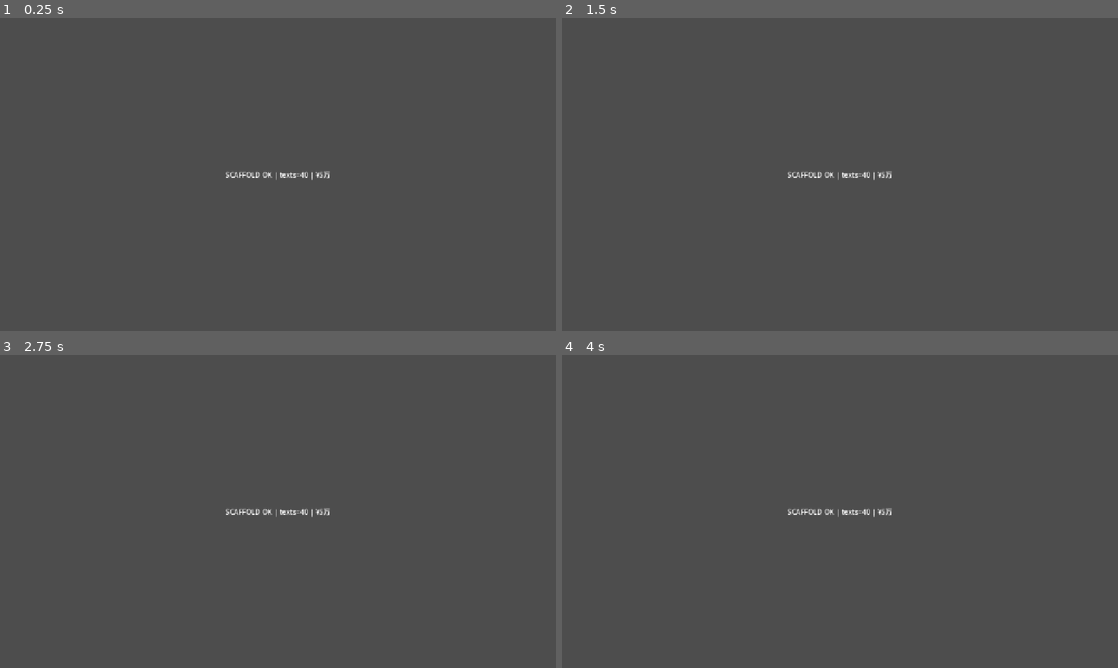
Above: before the commit, frames 1-4 (two rows, left to right).
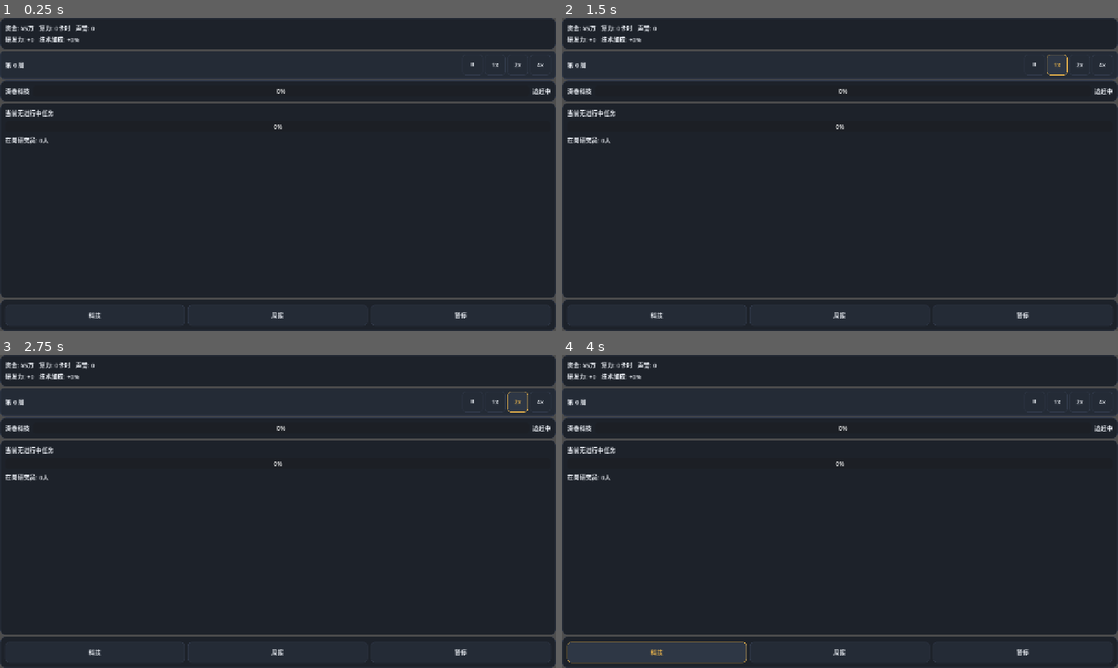
Above: after the commit, the same moments.

Repository: wingsky-1/big-ai-era
Game: Godot game, scene res://src/ui/main/main.tscn
Two runs of this game, one before a commit and one after it. Both use one fixed random seed, a clock stepped at 60 frames per second and the inputs below.
Inputs (mouse positions are in pixels of both pictures, inside the frame that each line leads up to):
- Up to frame 1 (0.25 s): no input
- Up to frame 2 (1.5 s): click (1034, 64) at 0.5 s, where only the run after the commit has a clickable "⏸"; click (1056, 64) at 1.25 s, where only the run after the commit has a clickable "1x"
- Up to frame 3 (2.75 s): click (517, 401) at 2 s, where only the run after the commit has a clickable "2x"
- Up to frame 4 (4 s): click (1101, 401) at 2.75 s, where only the run after the commit has a clickable "4x"; click (656, 652) at 3.5 s, where only the run after the commit has a clickable "科技"

The runs differ from the first frame. In frame 1, 97% of the frame differs, in the area x 0-100%, y 0-100%; in frame 2, 97%; in frame 3, 97%; in frame 4, 97%.
Error after the commit: Invalid call. Nonexistent function 'push' in base 'RefCounted (PanelStack)'. (res://src/ui/main/main.gd:166)

Commit message:
feat(ui): PR-A 深色金 Theme 资源体系与 AppShell 改造 (#61)

Diff:
--- a/src/ui/main/main.gd
+++ b/src/ui/main/main.gd
@@ -1,26 +1,212 @@
 class_name MainScene
 extends Control
 
-## 启动自检场景（非游戏 Demo）：
-## 验证场景树完整性 + 文本管线（TextService/Formatter，PR1）在真实引擎环境中可用。
-## 表现层只读，逻辑验证全部在 tests/ 下完成。
-
-var _text_count: int = -1
-
-@onready var _status_label: Label = %StatusLabel
+## AppShell 界面壳（L3 表现容器，DR-009 / DR-015 / DR-020）：
+## 整合 DashboardPresenter, GameLoopDriver, ResponsiveLayoutManager 与 PanelStack。
+## UI 表现层零写路径：只单向监听 GameWorld 契约信号或调用 GameWorld 11 项契约命令。
+
+var _world: GameWorld
+var _presenter: DashboardPresenter
+var _driver: GameLoopDriver
+var _layout_mgr: ResponsiveLayoutManager
+var _stack: PanelStack
+
+@onready var resource_bar: PanelContainer = %ResourceBar
+@onready var resource_subrow: HBoxContainer = %ResourceSubrow
+@onready var week_bar: PanelContainer = %WeekBar
+@onready var rival_track: PanelContainer = %RivalTrack
+@onready var workspace: PanelContainer = %Workspace
+@onready var dock: PanelContainer = %Dock
+@onready var modal_container: Control = %ModalContainer
+
+@onready var money_label: Label = %MoneyLabel
+@onready var compute_label: Label = %ComputeLabel
+@onready var influence_label: Label = %InfluenceLabel
+@onready var research_eff_label: Label = %ResearchEffLabel
+@onready var tech_bonus_label: Label = %TechBonusLabel
+@onready var week_label: Label = %WeekLabel
+
+@onready var speed_pause_btn: Button = %SpeedPauseBtn
+@onready var speed_1x_btn: Button = %Speed1xBtn
+@onready var speed_2x_btn: Button = %Speed2xBtn
+@onready var speed_4x_btn: Button = %Speed4xBtn
+
+@onready var rival_name_label: Label = %RivalNameLabel
+@onready var rival_progress_bar: ProgressBar = %RivalProgressBar
+@onready var rival_gap_label: Label = %RivalGapLabel
+
+@onready var task_title_label: Label = %TaskTitleLabel
+@onready var task_progress_bar: ProgressBar = %TaskProgressBar
+@onready var staff_count_label: Label = %StaffCountLabel
+@onready var toast_label: Label = %ToastLabel
+
+@onready var dock_tech_btn: Button = %DockTechBtn
+@onready var dock_report_btn: Button = %DockReportBtn
+@onready var dock_pause_btn: Button = %DockPauseBtn
 
 
 func _ready() -> void:
-	_text_count = TextService.table().size()
-	_status_label.text = (
-		"SCAFFOLD OK | texts=%d | %s"
-		% [
-			_text_count,
-			Formatter.format_money(50000),
-		]
-	)
-
-
-## 供冒烟测试断言（不进入渲染逻辑）。
+	_init_runtime_systems()
+	_connect_ui_events()
+	_update_views()
+
+
+func _exit_tree() -> void:
+	if _driver != null:
+		_driver.free()
+		_driver = null
+
+
+func _process(delta: float) -> void:
+	if _driver != null and _world != null:
+		_driver.feed_frame(delta)
+
+
+func _notification(what: int) -> void:
+	if what == NOTIFICATION_RESIZED:
+		if _layout_mgr != null:
+			_layout_mgr.update_viewport(get_viewport_rect().size)
+
+
+func get_world() -> GameWorld:
+	return _world
+
+
+func get_driver() -> GameLoopDriver:
+	return _driver
+
+
+func get_stack() -> PanelStack:
+	return _stack
+
+
+func get_presenter() -> DashboardPresenter:
+	return _presenter
+
+
+func get_layout_manager() -> ResponsiveLayoutManager:
+	return _layout_mgr
+
+
+## 保持向后兼容（供迁移过渡使用）
 func get_text_count() -> int:
-	return _text_count
+	return TextService.table().size()
+
+
+func _init_runtime_systems() -> void:
+	_world = GameWorld.new()
+	_world.start_new_game()
+
+	_stack = PanelStack.new()
+	_presenter = DashboardPresenter.new()
+	_presenter.setup(_world, _stack)
+
+	_driver = GameLoopDriver.new()
+	_driver.setup(_world)
+
+	_layout_mgr = ResponsiveLayoutManager.new()
+	_layout_mgr.setup(get_viewport_rect().size)
+	_layout_mgr.layout_folded.connect(_on_layout_folded)
+
+	# 初始同步折叠状态
+	resource_subrow.visible = not _layout_mgr.is_resource_subrow_folded()
+
+
+func _connect_ui_events() -> void:
+	speed_pause_btn.pressed.connect(_on_speed_pause_pressed)
+	speed_1x_btn.pressed.connect(func() -> void: _set_speed(1.0))
+	speed_2x_btn.pressed.connect(func() -> void: _set_speed(2.0))
+	speed_4x_btn.pressed.connect(func() -> void: _set_speed(4.0))
+
+	dock_tech_btn.pressed.connect(_on_dock_tech_pressed)
+	dock_report_btn.pressed.connect(_on_dock_report_pressed)
+	dock_pause_btn.pressed.connect(_on_dock_pause_pressed)
+
+	_world.resources_changed.connect(func(_res: Dictionary) -> void: _update_views())
+	_world.progress_ticked.connect(func(_type: String, _pct: float) -> void: _update_views())
+	_world.task_state_changed.connect(func(_active: Dictionary, _q: Array) -> void: _update_views())
+	_world.week_settled.connect(func(_w: int, _r: Dictionary) -> void: _update_views())
+	_world.toast_queued.connect(_on_toast_queued)
+
+
+func _on_layout_folded(_folded: bool, _elements: Array[String]) -> void:
+	resource_subrow.visible = not _layout_mgr.is_resource_subrow_folded()
+
+
+func _on_speed_pause_pressed() -> void:
+	if _world.user_paused:
+		_world.set_paused(false)
+	else:
+		_world.set_paused(true)
+	_update_speed_buttons()
+
+
+func _set_speed(spd: float) -> void:
+	if _world.user_paused:
+		_world.set_paused(false)
+	if is_equal_approx(spd, 1.0):
+		_driver.speed_index = 0
+	elif is_equal_approx(spd, 2.0):
+		_driver.speed_index = 1
+	elif is_equal_approx(spd, 4.0):
+		_driver.speed_index = 2
+	_update_speed_buttons()
+
+
+func _update_speed_buttons() -> void:
+	var paused: bool = _world.user_paused
+	var spd: float = _driver.get_speed_multiplier()
+	speed_pause_btn.button_pressed = paused
+	speed_1x_btn.button_pressed = (not paused and is_equal_approx(spd, 1.0))
+	speed_2x_btn.button_pressed = (not paused and is_equal_approx(spd, 2.0))
+	speed_4x_btn.button_pressed = (not paused and is_equal_approx(spd, 4.0))
+
+
+func _on_dock_tech_pressed() -> void:
+	_stack.push("tech_tree")
+
+
+func _on_dock_report_pressed() -> void:
+	_stack.push("weekly_report")
+
+
+func _on_dock_pause_pressed() -> void:
+	_world.set_paused(true)
+	_stack.push("pause_menu")
+
+
+func _on_toast_queued(msg: String, _color_tag: String) -> void:
+	toast_label.text = msg
+	toast_label.visible = true
+
+
+func _update_views() -> void:
+	var res_view: Dictionary = _presenter.get_resource_view()
+	money_label.text = "资金: " + Formatter.format_money(int(res_view.get("money", 0)))
+	compute_label.text = "算力: %d卡时" % int(res_view.get("compute_hours", 0))
+	influence_label.text = "声誉: %d" % int(res_view.get("influence", 0))
+
+	research_eff_label.text = "研发力: +%d" % int(res_view.get("research_eff", 0))
+	tech_bonus_label.text = "技术加成: +%.0f%%" % (float(res_view.get("tech_bonus", 0.0)) * 100.0)
+
+	var week_num: int = int(res_view.get("week", 1))
+	week_label.text = "第 %d 周" % week_num
+
+	var ws_view: Dictionary = _presenter.get_workspace_view()
+	var active_task: Dictionary = ws_view.get("active_task", {})
+	if active_task.is_empty():
+		task_title_label.text = "当前无进行中任务"
+		task_progress_bar.value = 0.0
+	else:
+		task_title_label.text = str(active_task.get("title", "未命名任务"))
+		task_progress_bar.value = float(active_task.get("progress", 0.0)) * 100.0
+
+	var staff_arr: Array = ws_view.get("staff_assigned", [])
+	staff_count_label.text = "在岗研究员: %d人" % staff_arr.size()
+
+	var rival_view: Dictionary = _presenter.get_rival_view()
+	rival_name_label.text = str(rival_view.get("rival_name", "深巷科技"))
+	rival_gap_label.text = str(rival_view.get("gap_text", "追赶中"))
+	rival_progress_bar.value = float(rival_view.get("rival_progress", 0.0)) * 100.0
+
+	_update_speed_buttons()
--- a/src/ui/main/main.tscn
+++ b/src/ui/main/main.tscn
@@ -1,6 +1,8 @@
-[gd_scene load_steps=2 format=3]
+[gd_scene load_steps=4 format=3 uid="uid://b8y1vkm47k1y8"]
 
-[ext_resource type="Script" path="res://src/ui/main/main.gd" id="1_main"]
+[ext_resource type="Theme" path="res://src/ui/theme/dark_gold_theme.tres" id="1_theme"]
+[ext_resource type="Script" path="res://src/ui/main/main.gd" id="2_main"]
+[ext_resource type="StyleBox" path="res://src/ui/theme/stylebox_panel2.tres" id="3_panel2"]
 
 [node name="Main" type="Control"]
 layout_mode = 3
@@ -9,19 +11,189 @@
 anchor_bottom = 1.0
 grow_horizontal = 2
 grow_vertical = 2
-script = ExtResource("1_main")
+theme = ExtResource("1_theme")
+script = ExtResource("2_main")
 
-[node name="CenterContainer" type="CenterContainer" parent="."]
+[node name="ShellVBox" type="VBoxContainer" parent="."]
 layout_mode = 1
 anchors_preset = 15
 anchor_right = 1.0
 anchor_bottom = 1.0
 grow_horizontal = 2
 grow_vertical = 2
+theme_override_constants/separation = 4
 
-[node name="StatusLabel" type="Label" parent="CenterContainer"]
+[node name="ResourceBar" type="PanelContainer" parent="ShellVBox"]
 unique_name_in_owner = true
 layout_mode = 2
-text = "SCAFFOLD BOOTING..."
-horizontal_alignment = 1
-vertical_alignment = 1
+
+[node name="ResourceVBox" type="VBoxContainer" parent="ShellVBox/ResourceBar"]
+layout_mode = 2
+
+[node name="ResourceMainRow" type="HBoxContainer" parent="ShellVBox/ResourceBar/ResourceVBox"]
+layout_mode = 2
+theme_override_constants/separation = 12
+
+[node name="MoneyLabel" type="Label" parent="ShellVBox/ResourceBar/ResourceVBox/ResourceMainRow"]
+unique_name_in_owner = true
+layout_mode = 2
+text = "资金: ¥50.0万"
+
+[node name="ComputeLabel" type="Label" parent="ShellVBox/ResourceBar/ResourceVBox/ResourceMainRow"]
+unique_name_in_owner = true
+layout_mode = 2
+text = "算力: 0卡时"
+
+[node name="InfluenceLabel" type="Label" parent="ShellVBox/ResourceBar/ResourceVBox/ResourceMainRow"]
+unique_name_in_owner = true
+layout_mode = 2
+text = "声誉: 0"
+
+[node name="ResourceSubrow" type="HBoxContainer" parent="ShellVBox/ResourceBar/ResourceVBox"]
+unique_name_in_owner = true
+layout_mode = 2
+theme_override_constants/separation = 12
+
+[node name="ResearchEffLabel" type="Label" parent="ShellVBox/ResourceBar/ResourceVBox/ResourceSubrow"]
+unique_name_in_owner = true
+layout_mode = 2
+text = "研发力: +0"
+
+[node name="TechBonusLabel" type="Label" parent="ShellVBox/ResourceBar/ResourceVBox/ResourceSubrow"]
+unique_name_in_owner = true
+layout_mode = 2
+text = "技术加成: +0%"
+
+[node name="WeekBar" type="PanelContainer" parent="ShellVBox"]
+unique_name_in_owner = true
+layout_mode = 2
+theme_override_styles/panel = ExtResource("3_panel2")
+
+[node name="WeekHBox" type="HBoxContainer" parent="ShellVBox/WeekBar"]
+layout_mode = 2
+
+[node name="WeekLabel" type="Label" parent="ShellVBox/WeekBar/WeekHBox"]
+unique_name_in_owner = true
+layout_mode = 2
+size_flags_horizontal = 3
+text = "第 1 周"
+
+[node name="SpeedControlHBox" type="HBoxContainer" parent="ShellVBox/WeekBar/WeekHBox"]
+layout_mode = 2
+theme_override_constants/separation = 4
+
+[node name="SpeedPauseBtn" type="Button" parent="ShellVBox/WeekBar/WeekHBox/SpeedControlHBox"]
+unique_name_in_owner = true
+custom_minimum_size = Vector2(48, 48)
+layout_mode = 2
+text = "⏸"
+
+[node name="Speed1xBtn" type="Button" parent="ShellVBox/WeekBar/WeekHBox/SpeedControlHBox"]
+unique_name_in_owner = true
+custom_minimum_size = Vector2(48, 48)
+layout_mode = 2
+text = "1x"
+
+[node name="Speed2xBtn" type="Button" parent="ShellVBox/WeekBar/WeekHBox/SpeedControlHBox"]
+unique_name_in_owner = true
+custom_minimum_size = Vector2(48, 48)
+layout_mode = 2
+text = "2x"
+
+[node name="Speed4xBtn" type="Button" parent="ShellVBox/WeekBar/WeekHBox/SpeedControlHBox"]
+unique_name_in_owner = true
+custom_minimum_size = Vector2(48, 48)
+layout_mode = 2
+text = "4x"
+
+[node name="RivalTrack" type="PanelContainer" parent="ShellVBox"]
+unique_name_in_owner = true
+layout_mode = 2
+
+[node name="RivalHBox" type="HBoxContainer" parent="ShellVBox/RivalTrack"]
+layout_mode = 2
+theme_override_constants/separation = 8
+
+[node name="RivalNameLabel" type="Label" parent="ShellVBox/RivalTrack/RivalHBox"]
+unique_name_in_owner = true
+layout_mode = 2
+text = "深巷科技"
+
+[node name="RivalProgressBar" type="ProgressBar" parent="ShellVBox/RivalTrack/RivalHBox"]
+unique_name_in_owner = true
+layout_mode = 2
+size_flags_horizontal = 3
+size_flags_vertical = 4
+
+[node name="RivalGapLabel" type="Label" parent="ShellVBox/RivalTrack/RivalHBox"]
+unique_name_in_owner = true
+layout_mode = 2
+text = "追赶中"
+
+[node name="Workspace" type="PanelContainer" parent="ShellVBox"]
+unique_name_in_owner = true
+layout_mode = 2
+size_flags_vertical = 3
+
+[node name="WorkspaceVBox" type="VBoxContainer" parent="ShellVBox/Workspace"]
+layout_mode = 2
+theme_override_constants/separation = 8
+
+[node name="TaskTitleLabel" type="Label" parent="ShellVBox/Workspace/WorkspaceVBox"]
+unique_name_in_owner = true
+layout_mode = 2
+text = "当前任务"
+
+[node name="TaskProgressBar" type="ProgressBar" parent="ShellVBox/Workspace/WorkspaceVBox"]
+unique_name_in_owner = true
+layout_mode = 2
+
+[node name="StaffCountLabel" type="Label" parent="ShellVBox/Workspace/WorkspaceVBox"]
+unique_name_in_owner = true
+layout_mode = 2
+text = "在岗研究员: 0人"
+
+[node name="ToastLabel" type="Label" parent="ShellVBox/Workspace/WorkspaceVBox"]
+unique_name_in_owner = true
+visible = false
+layout_mode = 2
+text = "提示信息"
+
+[node name="Dock" type="PanelContainer" parent="ShellVBox"]
+unique_name_in_owner = true
+layout_mode = 2
+
+[node name="DockHBox" type="HBoxContainer" parent="ShellVBox/Dock"]
+layout_mode = 2
+theme_override_constants/separation = 8
+
+[node name="DockTechBtn" type="Button" parent="ShellVBox/Dock/DockHBox"]
+unique_name_in_owner = true
+custom_minimum_size = Vector2(48, 48)
+layout_mode = 2
+size_flags_horizontal = 3
+text = "科技"
+
+[node name="DockReportBtn" type="Button" parent="ShellVBox/Dock/DockHBox"]
+unique_name_in_owner = true
+custom_minimum_size = Vector2(48, 48)
+layout_mode = 2
+size_flags_horizontal = 3
+text = "周报"
+
+[node name="DockPauseBtn" type="Button" parent="ShellVBox/Dock/DockHBox"]
+unique_name_in_owner = true
+custom_minimum_size = Vector2(48, 48)
+layout_mode = 2
+size_flags_horizontal = 3
+text = "暂停"
+
+[node name="ModalContainer" type="Control" parent="."]
+unique_name_in_owner = true
+layout_mode = 1
+anchors_preset = 15
+anchor_right = 1.0
+anchor_bottom = 1.0
+grow_horizontal = 2
+grow_vertical = 2
+mouse_filter = 2
--- /dev/null
+++ b/src/ui/theme/dark_gold_theme.tres
@@ -0,0 +1,18 @@
+[gd_resource type="Theme" load_steps=6 format=3]
+
+[ext_resource type="StyleBox" path="res://src/ui/theme/stylebox_button_normal.tres" id="1_btn_normal"]
+[ext_resource type="StyleBox" path="res://src/ui/theme/stylebox_button_hover.tres" id="2_btn_hover"]
+[ext_resource type="StyleBox" path="res://src/ui/theme/stylebox_button_pressed.tres" id="3_btn_pressed"]
+[ext_resource type="StyleBox" path="res://src/ui/theme/stylebox_panel.tres" id="4_panel"]
+[ext_resource type="StyleBox" path="res://src/ui/theme/stylebox_panel2.tres" id="5_panel2"]
+
+[resource]
+default_font_size = 14
+Button/colors/font_color = Color(0.910, 0.925, 0.949, 1.0)
+Button/colors/font_hover_color = Color(0.910, 0.702, 0.294, 1.0)
+Button/colors/font_pressed_color = Color(0.102, 0.078, 0.031, 1.0)
+Button/styles/normal = ExtResource("1_btn_normal")
+Button/styles/hover = ExtResource("2_btn_hover")
+Button/styles/pressed = ExtResource("3_btn_pressed")
+Label/colors/font_color = Color(0.910, 0.925, 0.949, 1.0)
+PanelContainer/styles/panel = ExtResource("4_panel")
--- /dev/null
+++ b/src/ui/theme/stylebox_button_hover.tres
@@ -0,0 +1,17 @@
+[gd_resource type="StyleBoxFlat" format=3]
+
+[resource]
+bg_color = Color(0.180, 0.215, 0.270, 1.0)
+border_width_left = 1
+border_width_top = 1
+border_width_right = 1
+border_width_bottom = 1
+border_color = Color(0.910, 0.702, 0.294, 1.0)
+corner_radius_top_left = 8
+corner_radius_top_right = 8
+corner_radius_bottom_right = 8
+corner_radius_bottom_left = 8
+content_margin_left = 12.0
+content_margin_top = 8.0
+content_margin_right = 12.0
+content_margin_bottom = 8.0
--- /dev/null
+++ b/src/ui/theme/stylebox_button_normal.tres
@@ -0,0 +1,17 @@
+[gd_resource type="StyleBoxFlat" format=3]
+
+[resource]
+bg_color = Color(0.141, 0.169, 0.212, 1.0)
+border_width_left = 1
+border_width_top = 1
+border_width_right = 1
+border_width_bottom = 1
+border_color = Color(0.192, 0.224, 0.290, 1.0)
+corner_radius_top_left = 8
+corner_radius_top_right = 8
+corner_radius_bottom_right = 8
+corner_radius_bottom_left = 8
+content_margin_left = 12.0
+content_margin_top = 8.0
+content_margin_right = 12.0
+content_margin_bottom = 8.0
--- /dev/null
+++ b/src/ui/theme/stylebox_button_pressed.tres
@@ -0,0 +1,17 @@
+[gd_resource type="StyleBoxFlat" format=3]
+
+[resource]
+bg_color = Color(0.910, 0.702, 0.294, 1.0)
+border_width_left = 1
+border_width_top = 1
+border_width_right = 1
+border_width_bottom = 1
+border_color = Color(0.910, 0.702, 0.294, 1.0)
+corner_radius_top_left = 8
+corner_radius_top_right = 8
+corner_radius_bottom_right = 8
+corner_radius_bottom_left = 8
+content_margin_left = 12.0
+content_margin_top = 8.0
+content_margin_right = 12.0
+content_margin_bottom = 8.0
--- /dev/null
+++ b/src/ui/theme/stylebox_panel.tres
@@ -0,0 +1,17 @@
+[gd_resource type="StyleBoxFlat" format=3]
+
+[resource]
+bg_color = Color(0.114, 0.133, 0.165, 1.0)
+border_width_left = 1
+border_width_top = 1
+border_width_right = 1
+border_width_bottom = 1
+border_color = Color(0.192, 0.224, 0.290, 1.0)
+corner_radius_top_left = 12
+corner_radius_top_right = 12
+corner_radius_bottom_right = 12
+corner_radius_bottom_left = 12
+content_margin_left = 12.0
+content_margin_top = 12.0
+content_margin_right = 12.0
+content_margin_bottom = 12.0
--- /dev/null
+++ b/src/ui/theme/stylebox_panel2.tres
@@ -0,0 +1,17 @@
+[gd_resource type="StyleBoxFlat" format=3]
+
+[resource]
+bg_color = Color(0.141, 0.169, 0.212, 1.0)
+border_width_left = 1
+border_width_top = 1
+border_width_right = 1
+border_width_bottom = 1
+border_color = Color(0.192, 0.224, 0.290, 1.0)
+corner_radius_top_left = 8
+corner_radius_top_right = 8
+corner_radius_bottom_right = 8
+corner_radius_bottom_left = 8
+content_margin_left = 12.0
+content_margin_top = 8.0
+content_margin_right = 12.0
+content_margin_bottom = 8.0
--- /dev/null
+++ b/src/ui/theme/tokens_colors.tres
@@ -0,0 +1,16 @@
+[gd_resource type="Resource" load_steps=1 format=3]
+
+[resource]
+metadata/bg = Color(0.078, 0.090, 0.110, 1.0)
+metadata/panel = Color(0.114, 0.133, 0.165, 1.0)
+metadata/panel2 = Color(0.141, 0.169, 0.212, 1.0)
+metadata/line = Color(0.192, 0.224, 0.290, 1.0)
+metadata/ink = Color(0.910, 0.925, 0.949, 1.0)
+metadata/ink2 = Color(0.604, 0.651, 0.722, 1.0)
+metadata/ink3 = Color(0.494, 0.549, 0.624, 1.0)
+metadata/accent = Color(0.910, 0.702, 0.294, 1.0)
+metadata/accent_ink = Color(0.102, 0.078, 0.031, 1.0)
+metadata/green = Color(0.373, 0.753, 0.424, 1.0)
+metadata/red = Color(0.878, 0.416, 0.353, 1.0)
+metadata/blue = Color(0.357, 0.608, 0.835, 1.0)
+metadata/purple = Color(0.631, 0.498, 0.831, 1.0)
--- a/tests/integration/test_main_scene_smoke.gd
+++ b/tests/integration/test_main_scene_smoke.gd
@@ -1,22 +1,157 @@
 extends GutTest
 
-## 启动自检场景冒烟测试：
-## 验证 main.tscn 可实例化、场景树完整、文本管线在真实引擎下可用。
-## Headless 注意事项：Control 布局需推两帧；输入模拟在 headless 下不可用。
+## AppShell 场景集成冒烟与门禁测试：
+## 1. 验证 main.tscn 改造为 AppShell 后的节点与 UniqueName 完整性；
+## 2. 验证深色金 Theme、ink3 对比度 ≥4.5:1、速度按钮触控面 ≥48px；
+## 3. 验证 src/ui/**/*.gd 零硬编码颜色字面量（Grep 门禁）；
+## 4. 验证 ResponsiveLayoutManager 竖屏折叠规则切 visible；
+## 5. 迁移旧自检断言（文本管线 40 键等），确保自检资产不丢。
 
 const MAIN_SCENE: PackedScene = preload("res://src/ui/main/main.tscn")
+const TOKENS_COLORS: Resource = preload("res://src/ui/theme/tokens_colors.tres")
 
 
-func test_main_scene_instantiates_and_reports_texts() -> void:
+func test_main_scene_instantiates_and_app_shell_unique_names() -> void:
 	var main := MAIN_SCENE.instantiate()
 	add_child_autofree(main)
-	# Headless 下布局与 _ready 需要显式推帧
+	# Headless 下布局与 _ready 需要显式推两帧
 	await get_tree().process_frame
 	await get_tree().process_frame
 
-	var status_label: Label = main.get_node("%StatusLabel")
-	assert_not_null(status_label, "%StatusLabel 唯一名应可寻址")
 	var main_scene := main as MainScene
 	assert_not_null(main_scene, "根脚本应为 MainScene")
+
+	# 1. 验证 AppShell 核心区域 UniqueName 节点完整寻址
+	assert_not_null(main.get_node("%ResourceBar"), "%ResourceBar 应存在")
+	assert_not_null(main.get_node("%ResourceSubrow"), "%ResourceSubrow 应存在")
+	assert_not_null(main.get_node("%WeekBar"), "%WeekBar 应存在")
+	assert_not_null(main.get_node("%RivalTrack"), "%RivalTrack 应存在")
+	assert_not_null(main.get_node("%Workspace"), "%Workspace 应存在")
+	assert_not_null(main.get_node("%Dock"), "%Dock 应存在")
+	assert_not_null(main.get_node("%ModalContainer"), "%ModalContainer 应存在")
+
+	# 2. 验证 Dock 三键（砍掉旧原型'事件'键，定稿为科技/周报/暂停）
+	assert_not_null(main.get_node("%DockTechBtn"), "%DockTechBtn 应存在")
+	assert_not_null(main.get_node("%DockReportBtn"), "%DockReportBtn 应存在")
+	assert_not_null(main.get_node("%DockPauseBtn"), "%DockPauseBtn 应存在")
+	assert_null(main.get_node_or_null("%DockEventBtn"), "Dock 严禁存在'事件'键（GDD §13 / 否决点 1）")
+
+	# 3. 验证向后兼容旧自检资产
 	assert_eq(main_scene.get_text_count(), 40, "文本管线应加载到 40 个键")
-	assert_string_contains(status_label.text, "SCAFFOLD OK")
+	assert_not_null(main_scene.get_world(), "AppShell 应初始化 GameWorld")
+	assert_not_null(main_scene.get_driver(), "AppShell 应初始化 GameLoopDriver")
+
+
+func test_theme_contrast_and_touch_target_bounds() -> void:
+	var main := MAIN_SCENE.instantiate()
+	add_child_autofree(main)
+	await get_tree().process_frame
+	await get_tree().process_frame
+
+	# 1. 速度按钮触控面 ≥48px (否决点 1 / GDD §13)
+	var speed_btns: Array[Button] = [
+		main.get_node("%SpeedPauseBtn") as Button,
+		main.get_node("%Speed1xBtn") as Button,
+		main.get_node("%Speed2xBtn") as Button,
+		main.get_node("%Speed4xBtn") as Button,
+	]
+	for btn: Button in speed_btns:
+		assert_not_null(btn, "速度按钮应存在")
+		assert_true(
+			btn.custom_minimum_size.x >= 48.0 and btn.custom_minimum_size.y >= 48.0,
+			"速度按钮触控尺寸必须 ≥48px (当前: %s)" % str(btn.custom_minimum_size)
+		)
+
+	# 2. ink3 灰在 panel 底上对比度 ≥4.5:1 (否决点 1 / WCAG AA)
+	assert_not_null(TOKENS_COLORS, "tokens_colors.tres 应能成功加载")
+	var panel_col: Color = TOKENS_COLORS.get_meta("panel")
+	var ink3_col: Color = TOKENS_COLORS.get_meta("ink3")
+	var contrast: float = _calculate_contrast_ratio(panel_col, ink3_col)
+	assert_true(contrast >= 4.5, "ink3 灰在 panel 底上的对比度必须 ≥4.5:1 (当前: %.2f:1)" % contrast)
+
+
+func test_src_ui_scripts_zero_color_literals_grep() -> void:
+	# 否决点 5 防散落门禁：src/ui/**/*.gd 禁 #RRGGBB / Color() 裸字面量
+	var dir := DirAccess.open("res://src/ui")
+	assert_not_null(dir, "src/ui 目录应可访问")
+
+	var ui_gd_files: Array[String] = []
+	_collect_gd_files("res://src/ui", ui_gd_files)
+	assert_true(ui_gd_files.size() > 0, "应搜集到 src/ui 下的 gd 文件")
+
+	var regex_hex := RegEx.new()
+	# 匹配形如 "#1d222a", "#fff", 'Color("#...")'，忽略纯注释行
+	regex_hex.compile("(?i)Color\\([\"']#[0-9a-f]{3,8}[\"']\\)|[\"']#[0-9a-f]{6}[\"']")
+
+	for path: String in ui_gd_files:
+		var file := FileAccess.open(path, FileAccess.READ)
+		if file == null:
+			continue
+		var line_idx: int = 0
+		while not file.eof_reached():
+			line_idx += 1
+			var line: String = file.get_line().strip_edges()
+			if line.begins_with("#"):
+				continue
+			var match_result: RegExMatch = regex_hex.search(line)
+			assert_null(
+				match_result, "文件 %s 第 %d 行发现散落颜色字面量: %s (必须收口在 .tres 中)" % [path, line_idx, line]
+			)
+
+
+func test_responsive_layout_manager_folding_visibility() -> void:
+	var main := MAIN_SCENE.instantiate()
+	add_child_autofree(main)
+	await get_tree().process_frame
+	await get_tree().process_frame
+
+	var subrow: HBoxContainer = main.get_node("%ResourceSubrow")
+	var layout_mgr: ResponsiveLayoutManager = (main as MainScene).get_layout_manager()
+	assert_not_null(layout_mgr, "ResponsiveLayoutManager 应存在")
+
+	# 1. 桌面视口宽屏模式 (1280x720) -> 资源栏副行展开
+	layout_mgr.update_viewport(Vector2(1280, 720))
+	assert_false(layout_mgr.is_portrait(), "1280x720 应判定为横屏")
+	assert_false(layout_mgr.is_resource_subrow_folded(), "宽屏下副行不折叠")
+	assert_true(subrow.visible, "宽屏下副行控件 visible 应为 true")
+
+	# 2. 手机竖屏模式 (390x844) -> 资源栏副行折叠
+	layout_mgr.update_viewport(Vector2(390, 844))
+	assert_true(layout_mgr.is_portrait(), "390x844 应判定为竖屏")
+	assert_true(layout_mgr.is_resource_subrow_folded(), "竖屏下第一折副行折叠")
+	assert_false(subrow.visible, "竖屏下副行控件 visible 应为 false")
+
+
+func _collect_gd_files(dir_path: String, out_files: Array[String]) -> void:
+	var dir := DirAccess.open(dir_path)
+	if dir == null:
+		return
+	dir.list_dir_begin()
+	var file_name := dir.get_next()
+	while file_name != "":
+		if dir.current_is_dir() and not file_name.begins_with("."):
+			_collect_gd_files(dir_path.path_join(file_name), out_files)
+		elif file_name.ends_with(".gd"):
+			out_files.append(dir_path.path_join(file_name))
+		file_name = dir.get_next()
+
+
+func _calculate_contrast_ratio(c1: Color, c2: Color) -> float:
+	var l1 := _relative_luminance(c1)
+	var l2 := _relative_luminance(c2)
+	var lighter: float = maxf(l1, l2)
+	var darker: float = minf(l1, l2)
+	return (lighter + 0.05) / (darker + 0.05)
+
+
+func _relative_luminance(c: Color) -> float:
+	var r := _channel_lum(c.r)
+	var g := _channel_lum(c.g)
+	var b := _channel_lum(c.b)
+	return 0.2126 * r + 0.7152 * g + 0.0722 * b
+
+
+func _channel_lum(val: float) -> float:
+	if val <= 0.03928:
+		return val / 12.92
+	return pow((val + 0.055) / 1.055, 2.4)
